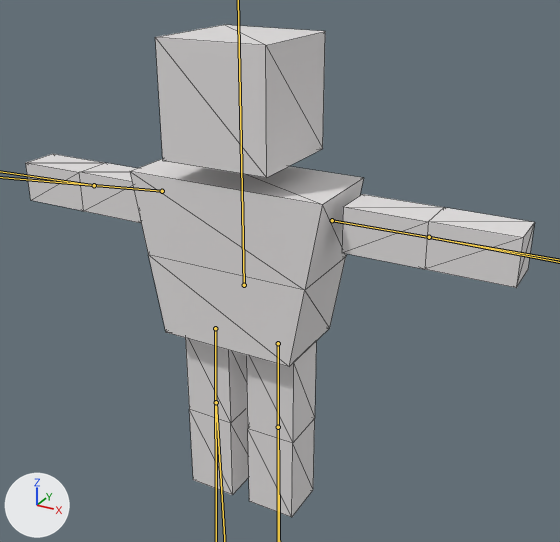
The glTF model public/boxman_2.glb, before and after one commit.
Both versions are drawn from a camera (50 mm lens) standing at (1.26, -2.064, 1.486) and looking at (0.067, 0.105, 0.402). The lights are fixed; the arrows at lower left show +X, +Y and +Z. The bones that change are drawn over the model as lines. Mesh edges are drawn as thin lines.

In view in the first picture: 'Arm_L', 'Arm_R', 'Head', 'Leg_L', 'Leg_R', 'Torso'.
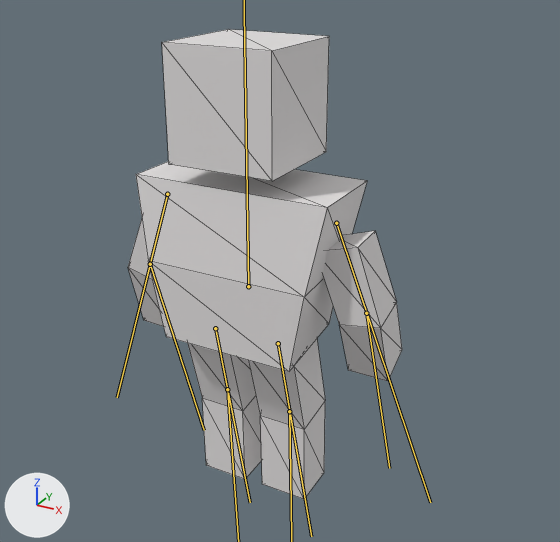
The newer file adds an action. The first version stands in its rest pose; the second is drawn at frame 5 of the action 'Idle_2'.

Where the change shows, as pixel boxes [x1, y1, x2, y2] in the pictures (560 x 542 px):
```json
{"object": "Torso", "change": "posed", "before": [130, 159, 364, 367], "after": [136, 161, 367, 372]}
{"object": "Head", "change": "posed", "before": [155, 25, 325, 178], "after": [162, 29, 329, 181]}
{"object": "Arm_R", "change": "posed", "before": [342, 194, 535, 288], "after": [323, 231, 402, 381]}
{"object": "Leg_R", "change": "posed", "before": [246, 342, 316, 517], "after": [249, 339, 325, 499], "on screen": "8% wider, 9% shorter"}
{"object": "Leg_L", "change": "posed", "before": [185, 338, 249, 495], "after": [188, 343, 262, 479]}
{"object": "Arm_L", "change": "posed", "before": [26, 154, 141, 223], "after": [128, 219, 164, 327]}
```

Scene script edits in JSON lines:
```json
{"block": "bone_bone", "where": "bone_bone = bpy.data.objects['Armature'].pose.bones['Bone']"}
{"op": "set", "path": "bone_bone.location", "old": "(0.0, 0.0, 0.0)", "new": "(0.1, -0.06, 0.0)"}
{"block": "bone_bone_002", "where": "bone_bone_002 = bpy.data.objects['Armature'].pose.bones['Bone.002']  # child of 'Bone.001'"}
{"op": "set", "path": "bone_bone_002.rotation_quaternion", "old": "(1.0, 0.0, 0.0, 0.0)", "new": "(0.826, 0.564, 0.003, -0.001)", "note": "degrees (0, 0, 0) -> degrees (69, 0, 0)"}
{"block": "bone_bone_003", "where": "bone_bone_003 = bpy.data.objects['Armature'].pose.bones['Bone.003']  # child of 'Bone.002'"}
{"op": "set", "path": "bone_bone_003.rotation_quaternion", "old": "(1.0, 0.0, 0.0, 0.0)", "new": "(0.957, 0.192, 0.034, -0.213)", "note": "degrees (0, 0, 0) -> degrees (21, 8, -23)"}
{"block": "bone_bone_005", "where": "bone_bone_005 = bpy.data.objects['Armature'].pose.bones['Bone.005']  # child of 'Bone.004'"}
{"op": "set", "path": "bone_bone_005.rotation_quaternion", "old": "(1.0, 0.0, 0.0, 0.0)", "new": "(0.842, -0.539, -0.012, -0.01)", "note": "degrees (0, 0, 0) -> degrees (-65, -2, 0)"}
{"block": "bone_bone_006", "where": "bone_bone_006 = bpy.data.objects['Armature'].pose.bones['Bone.006']  # child of 'Bone.005'"}
{"op": "set", "path": "bone_bone_006.rotation_quaternion", "old": "(1.0, 0.0, 0.0, 0.0)", "new": "(0.971, -0.18, -0.034, -0.152)", "note": "degrees (0, 0, 0) -> degrees (-20, -7, -17)"}
{"block": "bone_bone_009", "where": "bone_bone_009 = bpy.data.objects['Armature'].pose.bones['Bone.009']  # child of 'Bone.008'"}
{"op": "set", "path": "bone_bone_009.rotation_quaternion", "old": "(1.0, 0.0, 0.0, 0.0)", "new": "(0.991, 0.0, 0.0, 0.133)", "note": "degrees (0, 0, 0) -> degrees (0, 0, 15)"}
{"block": "bone_bone_010", "where": "bone_bone_010 = bpy.data.objects['Armature'].pose.bones['Bone.010']  # child of 'Bone.009'"}
{"op": "set", "path": "bone_bone_010.rotation_quaternion", "old": "(1.0, 0.0, 0.0, 0.0)", "new": "(0.992, 0.0, -0.001, -0.123)", "note": "degrees (0, 0, 0) -> degrees (0, 0, -14)"}
{"block": "bone_bone_013", "where": "bone_bone_013 = bpy.data.objects['Armature'].pose.bones['Bone.013']  # child of 'Bone.012'"}
{"op": "set", "path": "bone_bone_013.rotation_quaternion", "old": "(1.0, 0.0, 0.0, 0.0)", "new": "(0.991, 0.0, -0.005, -0.133)", "note": "degrees (0, 0, 0) -> degrees (0, -1, -15)"}
{"block": "bone_bone_014", "where": "bone_bone_014 = bpy.data.objects['Armature'].pose.bones['Bone.014']  # child of 'Bone.013'"}
{"op": "set", "path": "bone_bone_014.rotation_quaternion", "old": "(1.0, 0.0, 0.0, 0.0)", "new": "(0.992, 0.0, -0.003, 0.123)", "note": "degrees (0, 0, 0) -> degrees (0, 0, 14)"}
```
